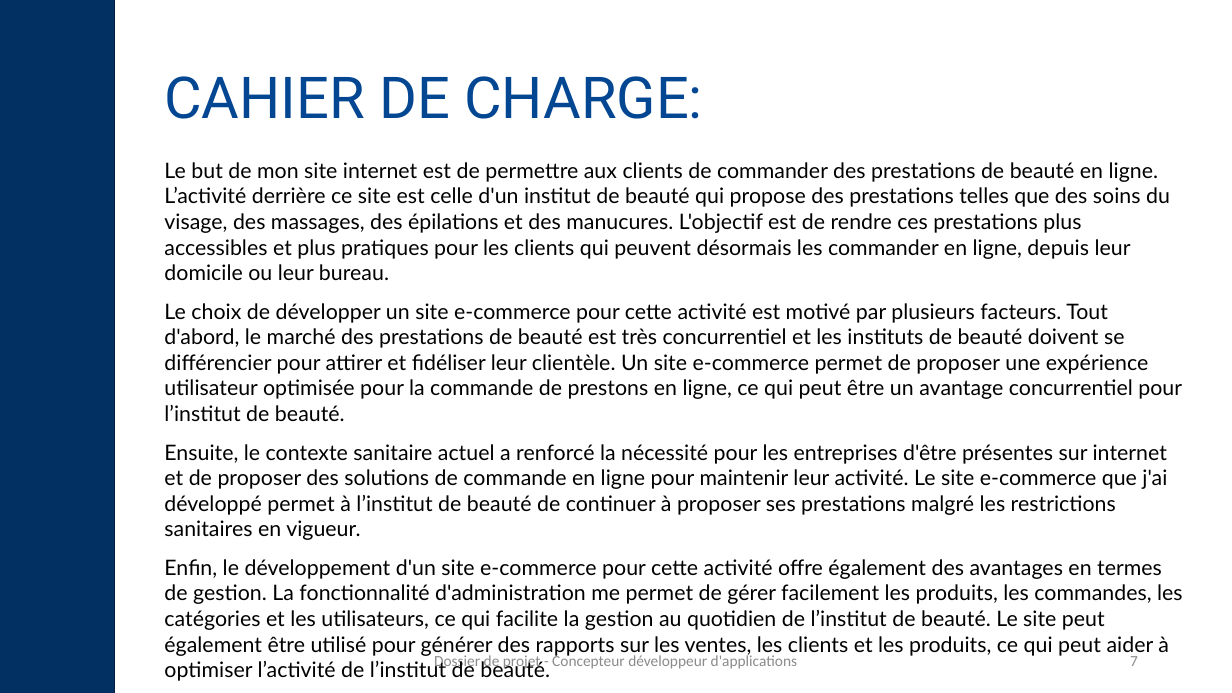
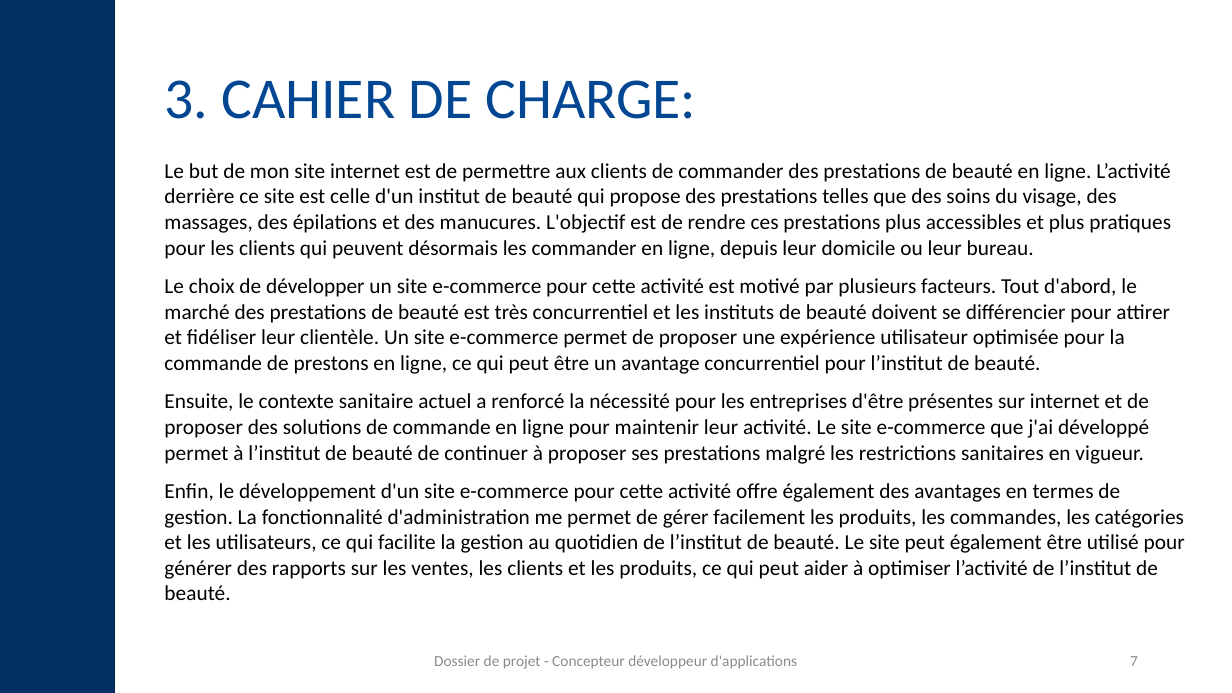
Before and after one commit to manelbenali06/BWM, a slide deck: slide 7 of back-end/docs/Réferentiels/Support-de-présentation-CDA-Modèle-à-compléter-nei8fp.pptx. Drawn at 1232x693 pixels with LibreOffice and Linux fonts; fonts in the diff are those of the drawing. Boxes give left, top, right and bottom in pixels: in the first picture for what was removed or moved away, otherwise in the second. Text is boxed around its words. In the diff, an @@ line names an element or a change of style, - is before the commit and + after.

```diff
--- a/back-end/docs/Réferentiels/Support-de-présentation-CDA-Modèle-à-compléter-nei8fp.pptx
+++ b/back-end/docs/Réferentiels/Support-de-présentation-CDA-Modèle-à-compléter-nei8fp.pptx
@@ title at box(164, 80, 696, 119): text changed; font Roboto to Calibri @@
-CAHIER DE CHARGE:
+3. CAHIER DE CHARGE:
@@ text "Le but de mon site ..." at box(164, 163, 1185, 600): font Lato to Calibri @@
```
Also in this commit, not shown: 19 other slides changed, 22 slides added, 8 other files.
